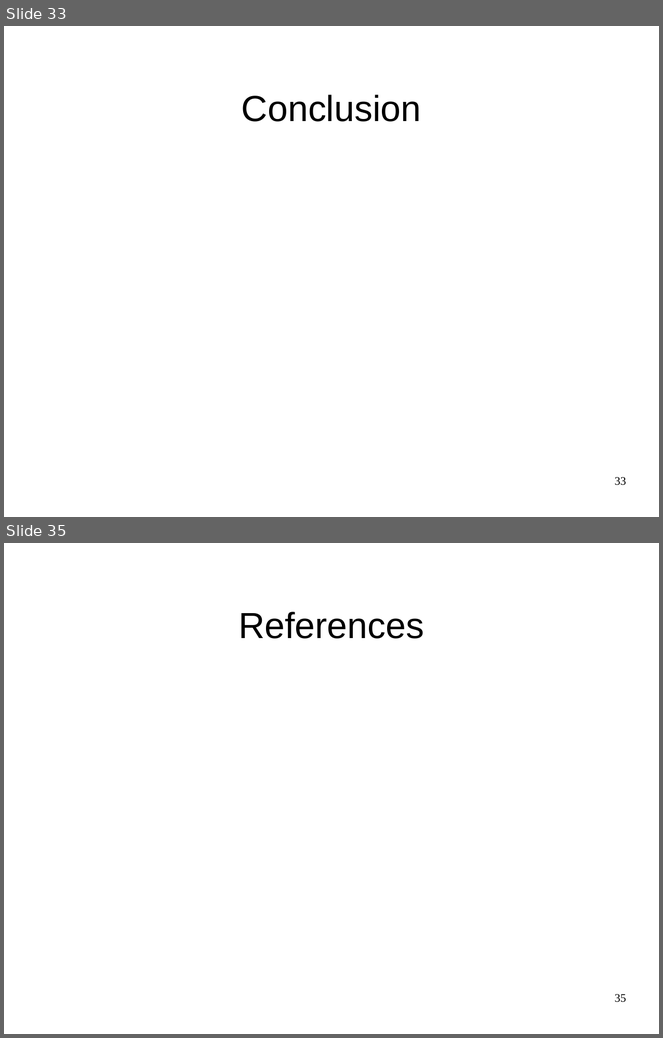
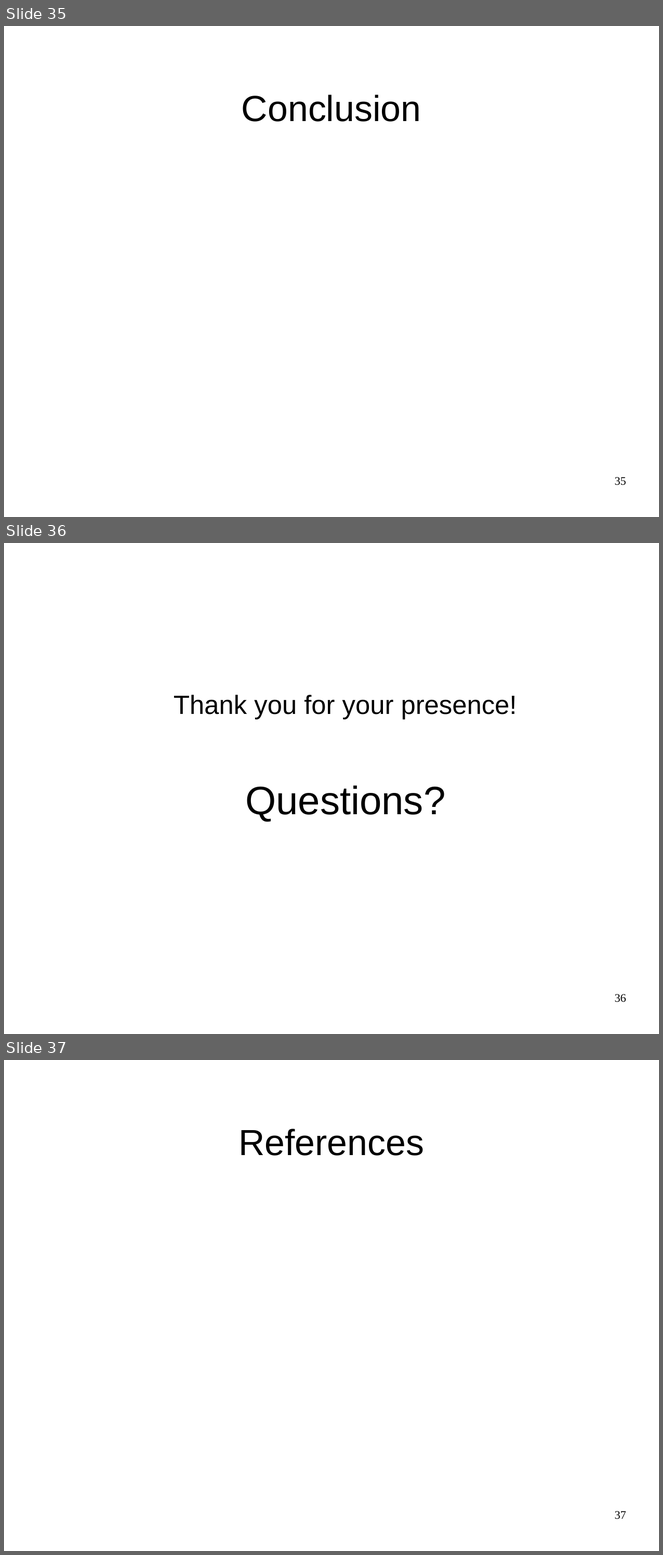
Before and after one commit to JGAntunes/pulsarcast, a slide deck: project-report/presentation.odp. Shown one above the other, each under a label of ours: slides 33 and 35 before the commit, slides 35, 36 and 37 after it; the slides between them are not shown. The pictures are 663x1038 and 663x1555 pixels, drawn with LibreOffice and Linux fonts; fonts in the diff are those of the drawing; background and template pictures are left out. Boxes give left, top, right and bottom in pixels: in the first picture for what was removed or moved away, otherwise in the second. Text is boxed around its words. In the diff, an @@ line names an element or a change of style, - is before the commit and + after.

```diff
--- a/project-report/presentation.odp
+++ b/project-report/presentation.odp
@@ slide 36 added at (4,543,659,1034), background #FFFFFF @@
@@ text added at (174,695,517,822), 32 pt, text #000000 @@
+Thank you for your presence!
+Questions?
@@ page number added at (615,994,626,1003), 14 pt, text #000000 @@
+36
@@ what was slide 33 is now slide 35 @@
@@ page number at (615,477,626,486): text changed @@
-33
+35
@@ what was slide 35 is now slide 37 @@
@@ page number at (615,1511,626,1520): text changed @@
-35
+37
```
Also in this commit, not shown: 6 slides changed, 8 other slides added, 5 slides removed, 1 other file.
